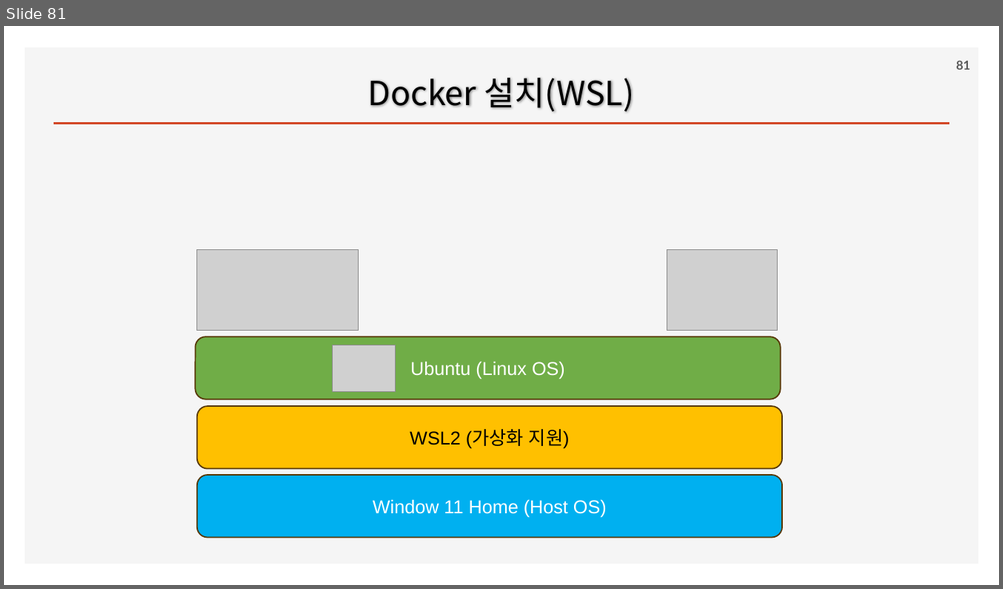
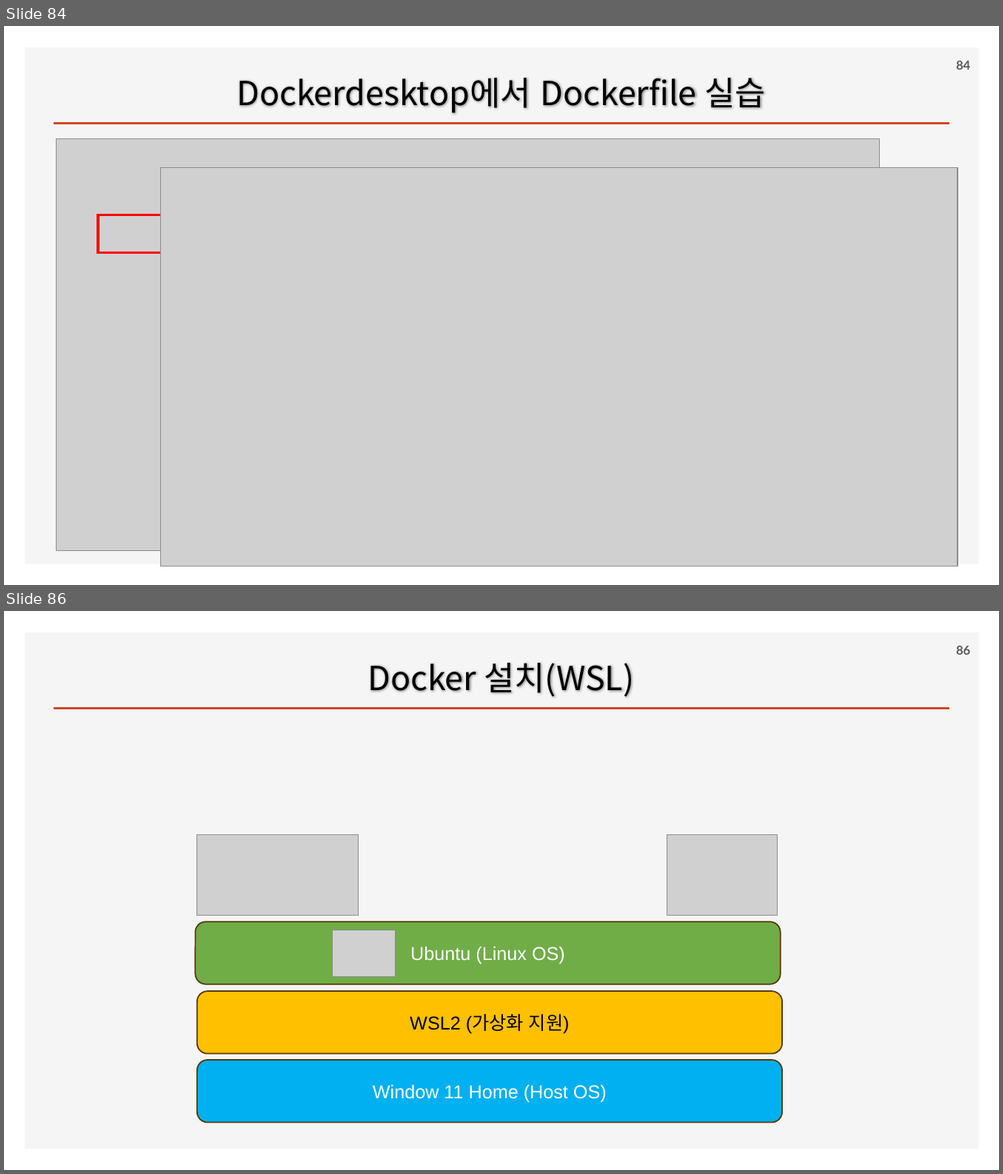
Before and after one commit to ancestor9/2026_Fall_AI-Workflow, a slide deck: PPTs/00_App Deployment.pptx. Shown one above the other, each under a label of ours: slide 81 before the commit, slides 84 and 86 after it; the slides between them are not shown. The pictures are 1003x589 and 1003x1174 pixels, drawn with LibreOffice and Linux fonts; fonts in the diff are those of the drawing; grey boxes stand for pictures; background and template pictures are left out. Boxes give left, top, right and bottom in pixels: in the first picture for what was removed or moved away, otherwise in the second. Text is boxed around its words. In the diff, an @@ line names an element or a change of style, - is before the commit and + after.

```diff
--- a/PPTs/00_App Deployment.pptx
+++ b/PPTs/00_App Deployment.pptx
@@ slide 84 added at bbox=[4, 26, 999, 585], background #FFFFFF; not listed: 2 template elements that a slide beside it also shows @@
@@ page number added at bbox=[956, 61, 970, 70], 12 pt, text #595959, bold @@
+84
@@ title added at bbox=[236, 78, 765, 113], 32 pt, text #000000 @@
+Dockerdesktop에서 Dockerfile 실습
@@ picture added at bbox=[57, 138, 879, 551] @@
@@ picture added at bbox=[161, 168, 958, 567] @@
@@ rectangle added at bbox=[98, 215, 331, 253], outline #FF0000 2.25 pt @@
@@ what was slide 81 is now slide 86 @@
@@ page number at bbox=[956, 646, 970, 655]: text changed @@
-81
+86
```
Also in this commit, not shown: 2 slides changed, 4 other slides added.
